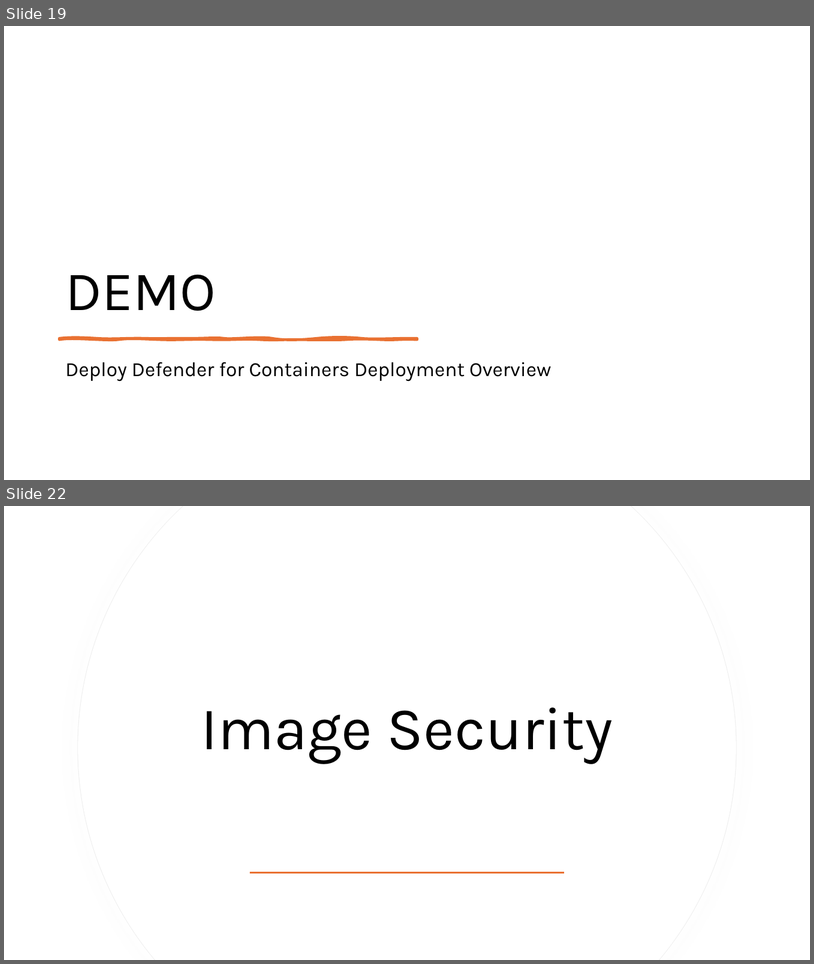
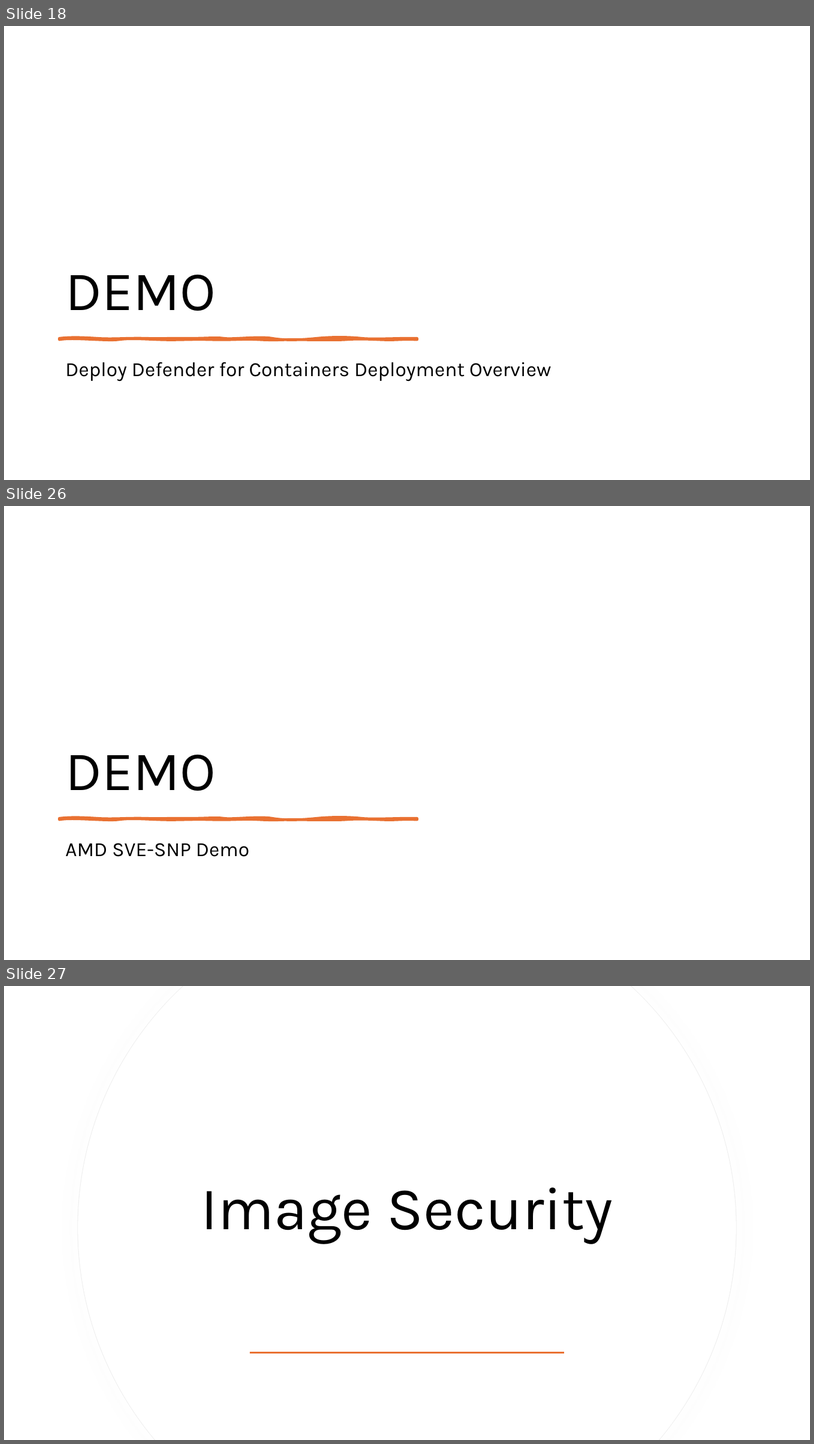
Before and after one commit to fhbilgen/AKSDeepDive, a slide deck: AKS_DD_Security.pptx. Shown one above the other, each under a label of ours: slides 19 and 22 before the commit, slides 18, 26 and 27 after it; the slides between them are not shown. The pictures are 814x964 and 814x1444 pixels, drawn with LibreOffice and Linux fonts; fonts in the diff are those of the drawing. Boxes give left, top, right and bottom in pixels: in the first picture for what was removed or moved away, otherwise in the second. Text is boxed around its words. In the diff, an @@ line names an element or a change of style, - is before the commit and + after.

```diff
--- a/AKS_DD_Security.pptx
+++ b/AKS_DD_Security.pptx
@@ slide 26 added at <box>4,506,810,960</box>, background #FFFFFF @@
@@ title added at <box>65,754,216,790</box>, 66 pt, text #000000 @@
+DEMO
@@ freeform shape added at <box>60,818,418,819</box>, fill #E97132, outline #E97132 3.25 pt @@
@@ text added at <box>65,843,249,856</box>, 24 pt, text #000000 @@
+AMD SVE-SNP Demo
@@ what was slide 19 is now slide 18 @@
@@ what was slide 22 is now slide 27 @@
```
Also in this commit, not shown: 2 slides changed, 13 other slides added, 3 slides removed, 11 other files.
